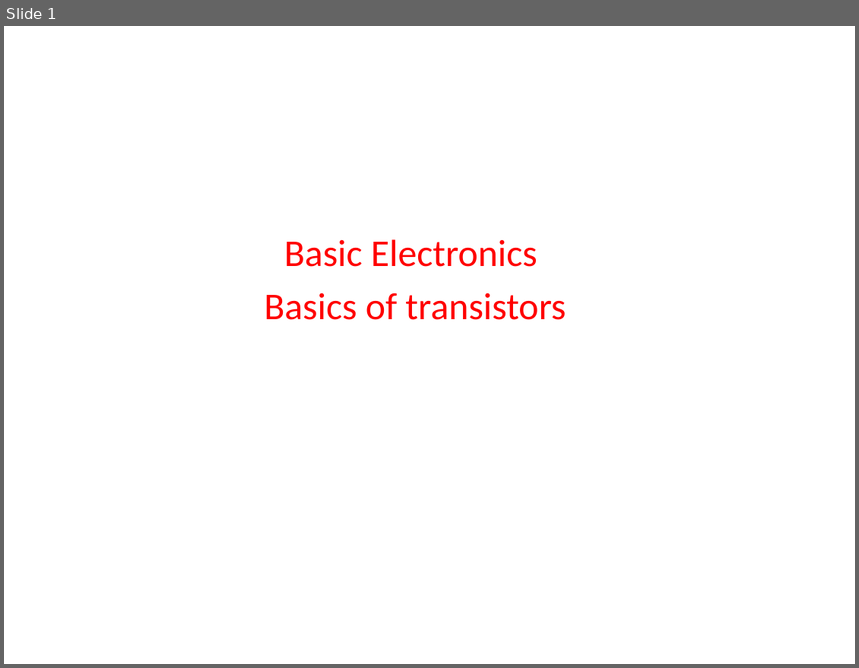
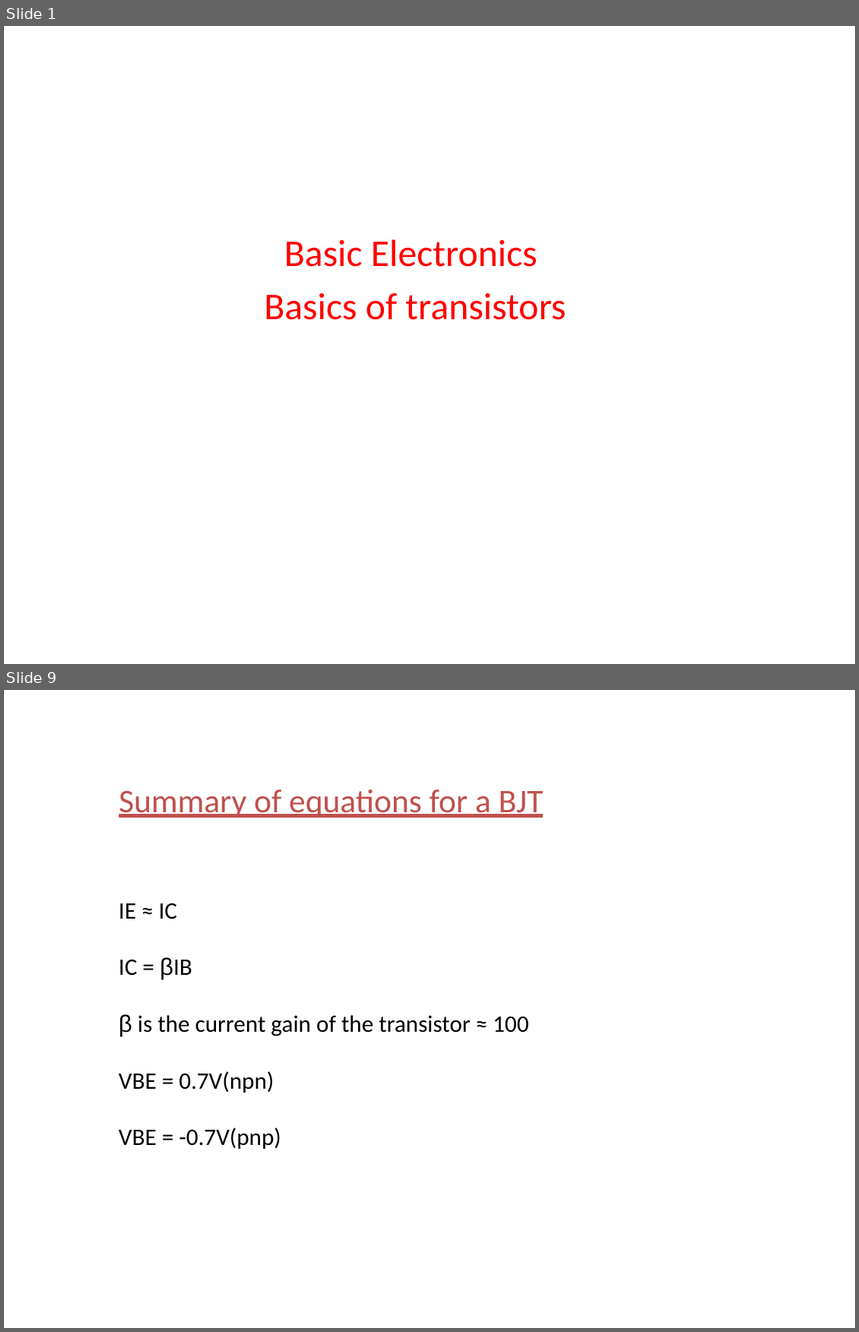
Before and after one commit to madhavirepe/Transistors-Basics, a slide deck: Basics of Transistor.pptx. Shown one above the other, each under a label of ours: slide 1 before the commit, slides 1 and 9 after it; the slides between them are not shown. The pictures are 859x668 and 859x1332 pixels, drawn with LibreOffice and Linux fonts; fonts in the diff are those of the drawing. Boxes give left, top, right and bottom in pixels: in the first picture for what was removed or moved away, otherwise in the second. Text is boxed around its words. In the diff, an @@ line names an element or a change of style, - is before the commit and + after.

```diff
--- a/Basics of Transistor.pptx
+++ b/Basics of Transistor.pptx
@@ slide 9 added at (4, 690, 855, 1328), background #FFFFFF @@
@@ text added at (119, 790, 544, 818), 28 pt, text #C0504D, underline @@
+Summary of equations for a BJT
@@ text added at (119, 904, 528, 1149), 20 pt, text #000000 @@
+IE ≈ IC
+IC = βIB
+β is the current gain of the transistor ≈ 100
+VBE = 0.7V(npn)
+VBE = -0.7V(pnp)
```
Also in this commit, not shown: 18 other slides added.
